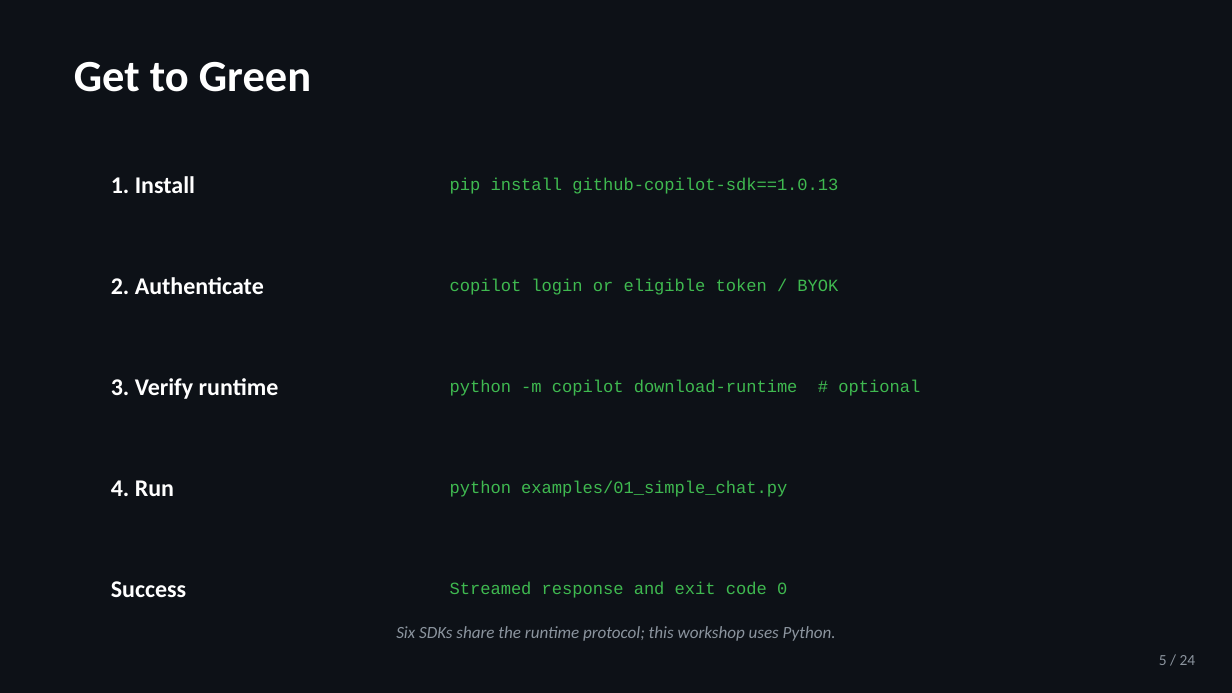
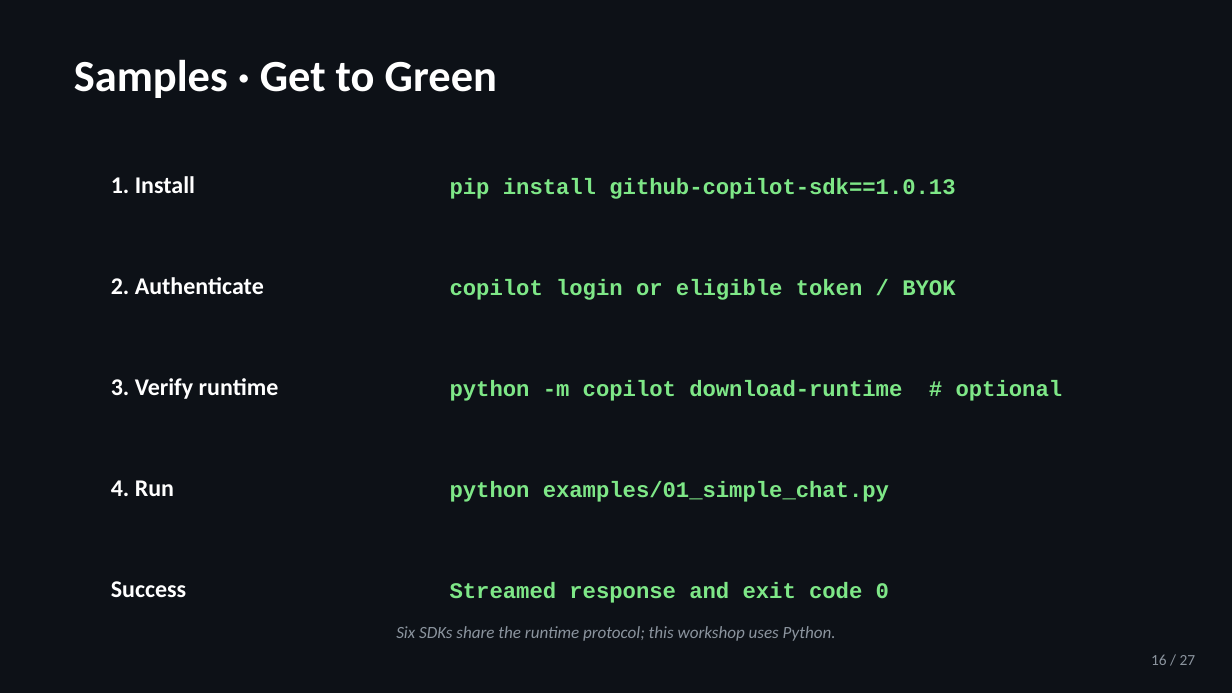
Before and after one commit to jeffrey-groneberg/ghcp_sdk, a slide deck: slide 16 of GitHub-Copilot-SDK.pptx (slide 5 before the commit). Drawn at 1232x693 pixels with LibreOffice and Linux fonts; fonts in the diff are those of the drawing. Boxes give left, top, right and bottom in pixels: in the first picture for what was removed or moved away, otherwise in the second. Text is boxed around its words. In the diff, an @@ line names an element or a change of style, - is before the commit and + after.

```diff
--- a/GitHub-Copilot-SDK.pptx
+++ b/GitHub-Copilot-SDK.pptx
@@ text at (74, 59, 497, 98): text changed @@
-Get to Green
+Samples · Get to Green
@@ size 10 to 13 pt, text colour #3FB950 to #7EE787, bold on; line spacing 1 to 1.12 in 5 elements at (450, 178, 955, 199), (450, 279, 955, 300), (450, 380, 1063, 401), (450, 481, 889, 502), (450, 582, 889, 603) @@
@@ text at (1151, 654, 1196, 665): text changed @@
-5 / 24
+16 / 27
```
Also in this commit, not shown: 23 other slides changed, 3 slides added, 2 other files.
